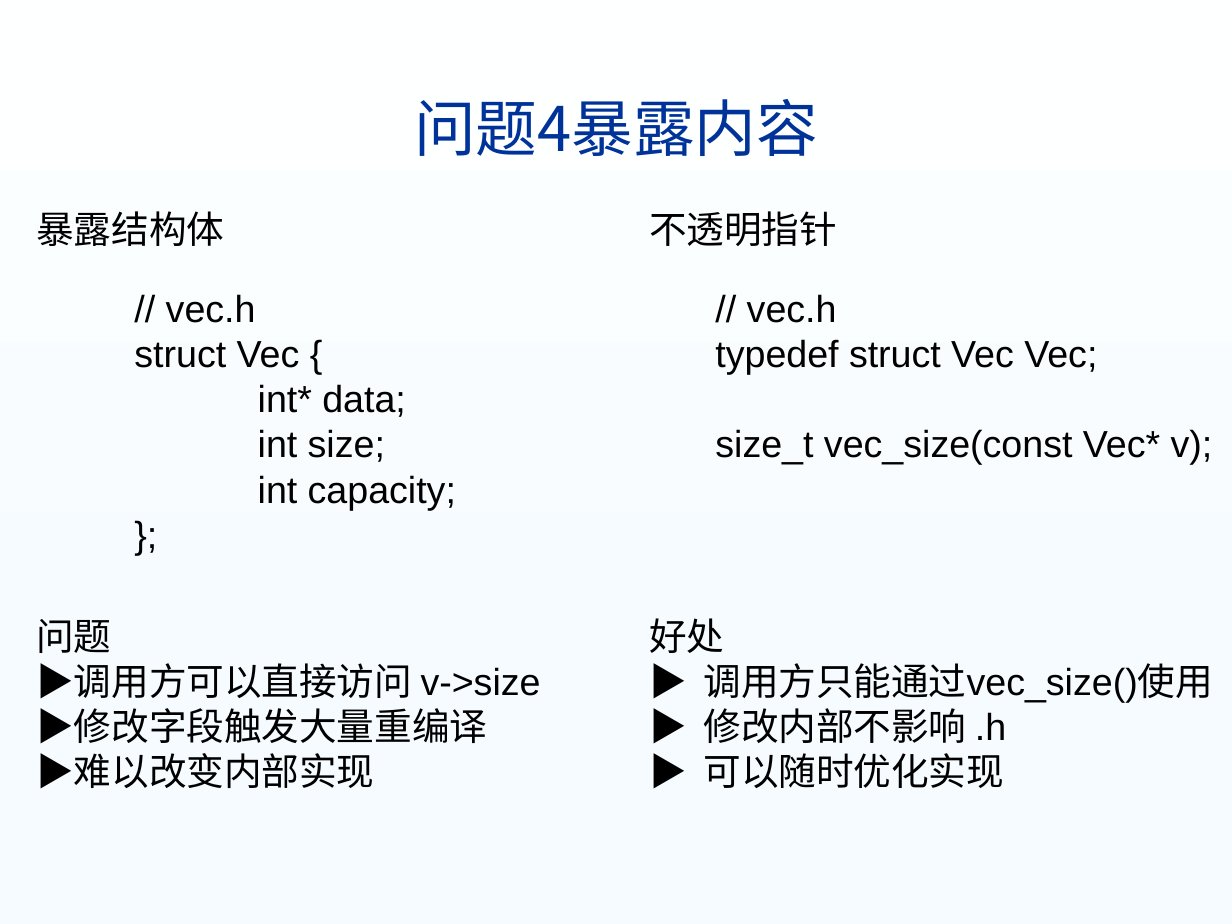
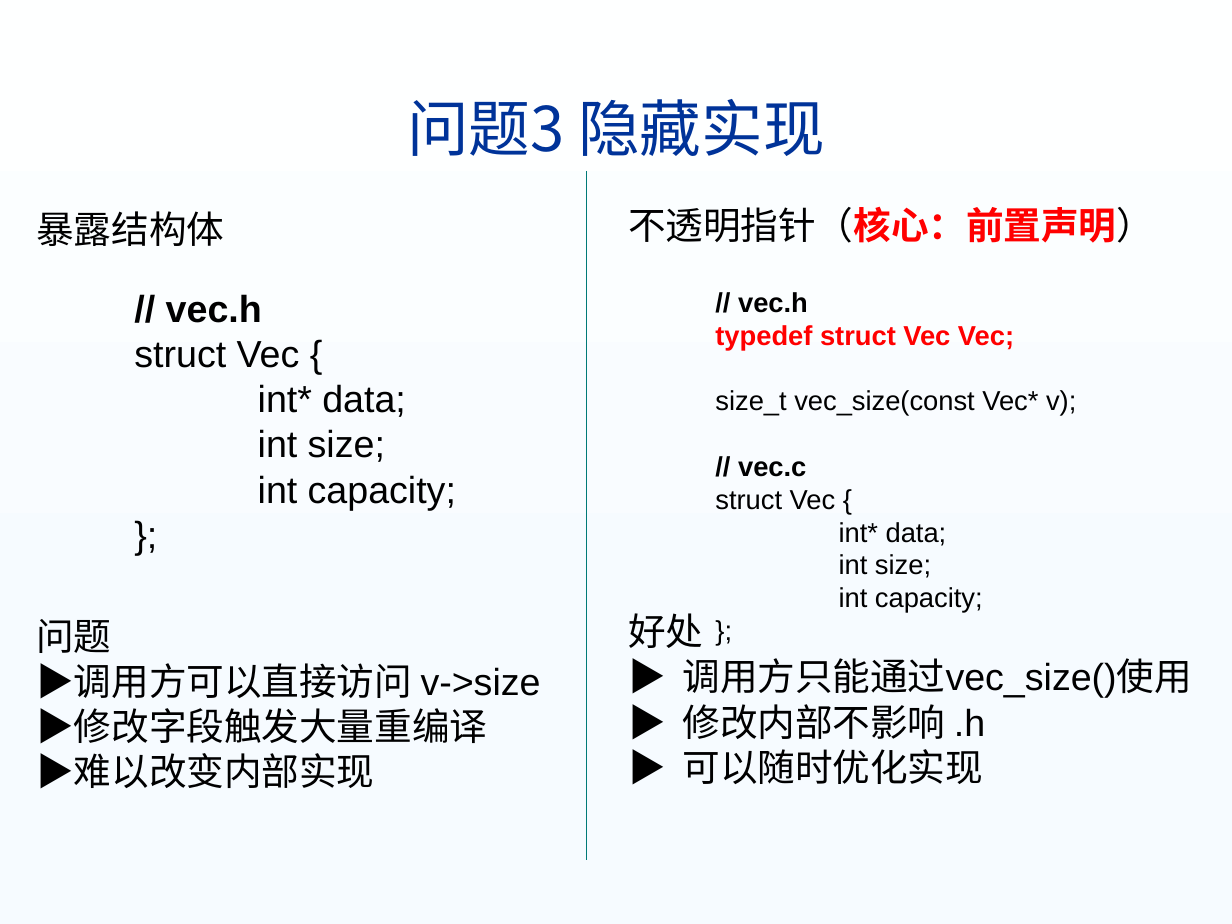
Before and after one commit to USTC-ISP/ustc-isp.github.io, a slide deck: slide 16 of lectures/03模块化程序设计.pptx. Drawn at 1232x924 pixels with LibreOffice and Linux fonts; fonts in the diff are those of the drawing; background and template pictures are left out. Boxes give left, top, right and bottom in pixels: in the first picture for what was removed or moved away, otherwise in the second. Text is boxed around its words. In the diff, an @@ line names an element or a change of style, - is before the commit and + after.

```diff
--- a/lectures/03模块化程序设计.pptx
+++ b/lectures/03模块化程序设计.pptx
@@ title at <box>407,99,824,156</box>: text changed @@
-问题4暴露内容
+问题3 隐藏实现
@@ line added from (586, 171) to (586, 860), #007A77 0.75 pt @@
@@ text "不透明指针（核心：前置声明）": place and size @@
-text "不透明指针（核心：前置声明）" at <box>649,211,1212,788</box>
+text "不透明指针（核心：前置声明）" at <box>628,206,1191,784</box>
@@ text at <box>628,206,1154,243</box>: text changed @@
-不透明指针
+不透明指针（核心：前置声明）
@@ text at <box>166,294,262,323</box>: bold on in "// vec.h" @@
@@ text at <box>715,292,1076,416</box>: size 22 to 16 pt in "// vec.h", "typedef struct Vec Vec;", "size_t vec_size(const Vec* v);"; bold on in "// vec.h", "typedef struct Vec Vec;"; text colour #000000 to #FF0000 in "typedef struct Vec Vec;" @@
@@ text at <box>715,461,983,613</box>: paragraphs added @@
+// vec.c
+struct Vec {
+int* data;
+int size;
+int capacity;
+};
```
Also in this commit, not shown: 17 other slides changed, 3 slides added, 8 slides removed, 12 other files.
